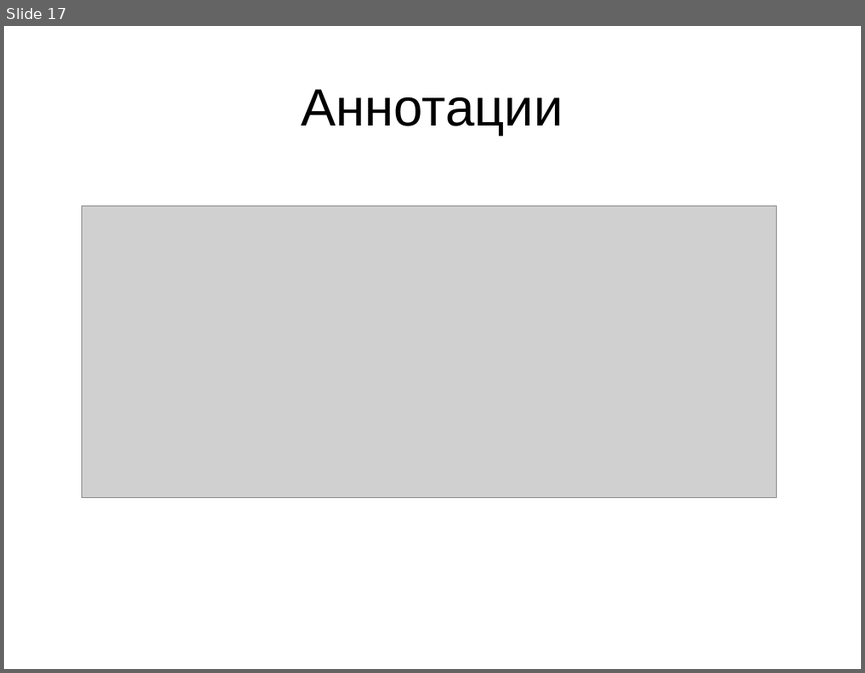
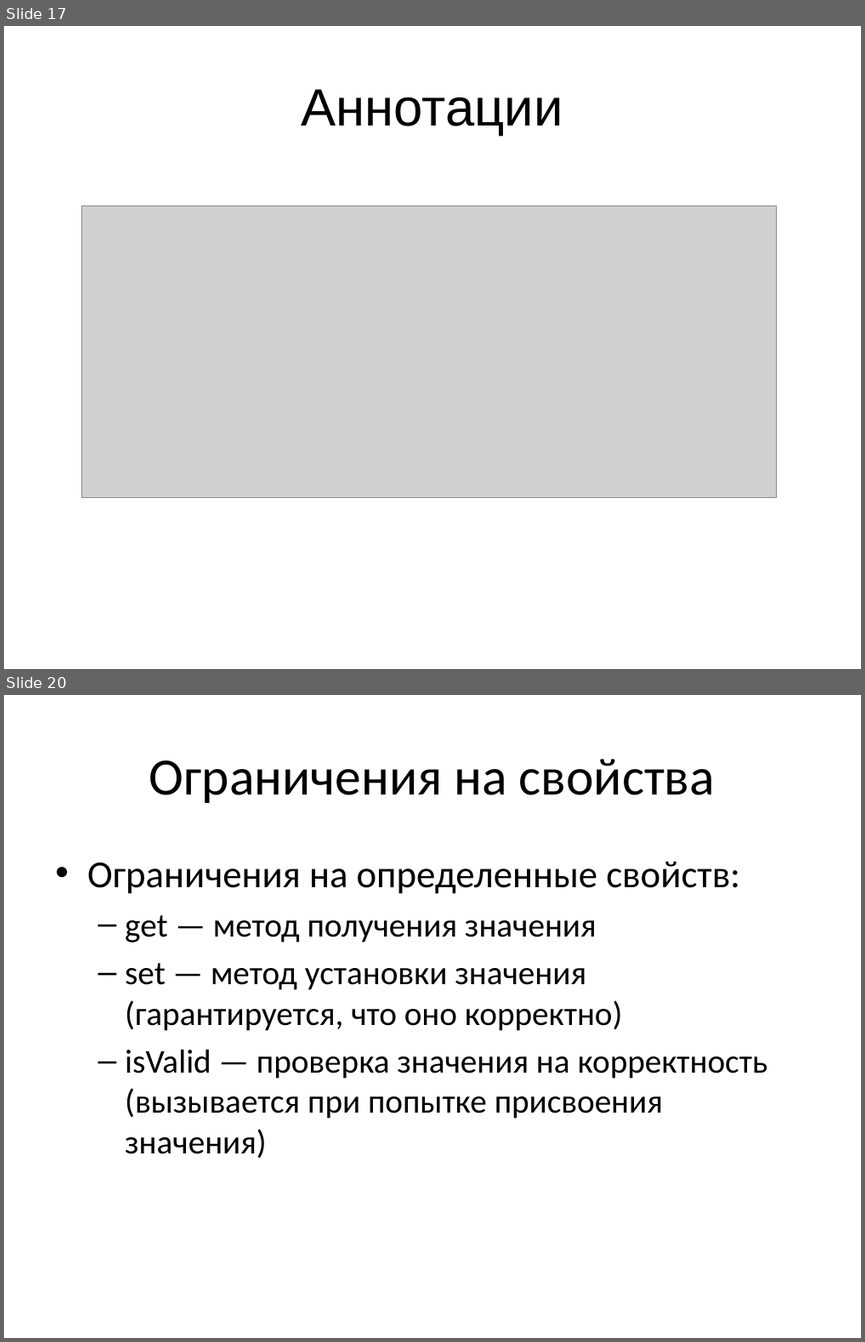
Before and after one commit to mazine/umk, a slide deck: presentations/mps-structure.ppt. Shown one above the other, each under a label of ours: slide 17 before the commit, slides 17 and 20 after it; the slides between them are not shown. The pictures are 865x673 and 865x1342 pixels, drawn with LibreOffice and Linux fonts; fonts in the diff are those of the drawing; grey boxes stand for pictures. Boxes give left, top, right and bottom in pixels: in the first picture for what was removed or moved away, otherwise in the second. Text is boxed around its words. In the diff, an @@ line names an element or a change of style, - is before the commit and + after.

```diff
--- a/presentations/mps-structure.ppt
+++ b/presentations/mps-structure.ppt
@@ slide 20 added at (x1=4, y1=695, x2=861, y2=1338), background #FFFFFF @@
@@ title added at (x1=149, y1=759, x2=715, y2=803), 44 pt, text #000000 @@
+Ограничения на свойства
@@ text added at (x1=87, y1=861, x2=768, y2=1158), 28 pt, text #000000 @@
+• Ограничения на определенные свойств:
+  – get — метод получения значения
+  – set — метод установки значения (гарантируется, что оно корректно)
+  – isValid — проверка значения на корректность (вызывается при попытке присвоения значения)
```
Also in this commit, not shown: 10 other slides added.
